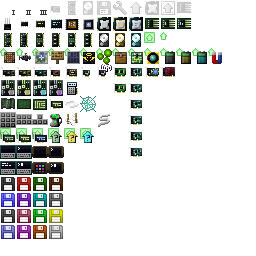
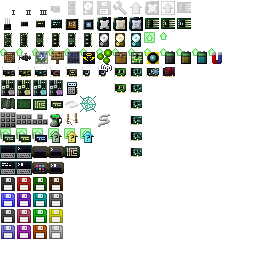
Two versions of the same layered image (256x256). Layer-by-layer changes:
painted on "items" (2nd of 2, in "items") over [34, 146, 80, 168]
